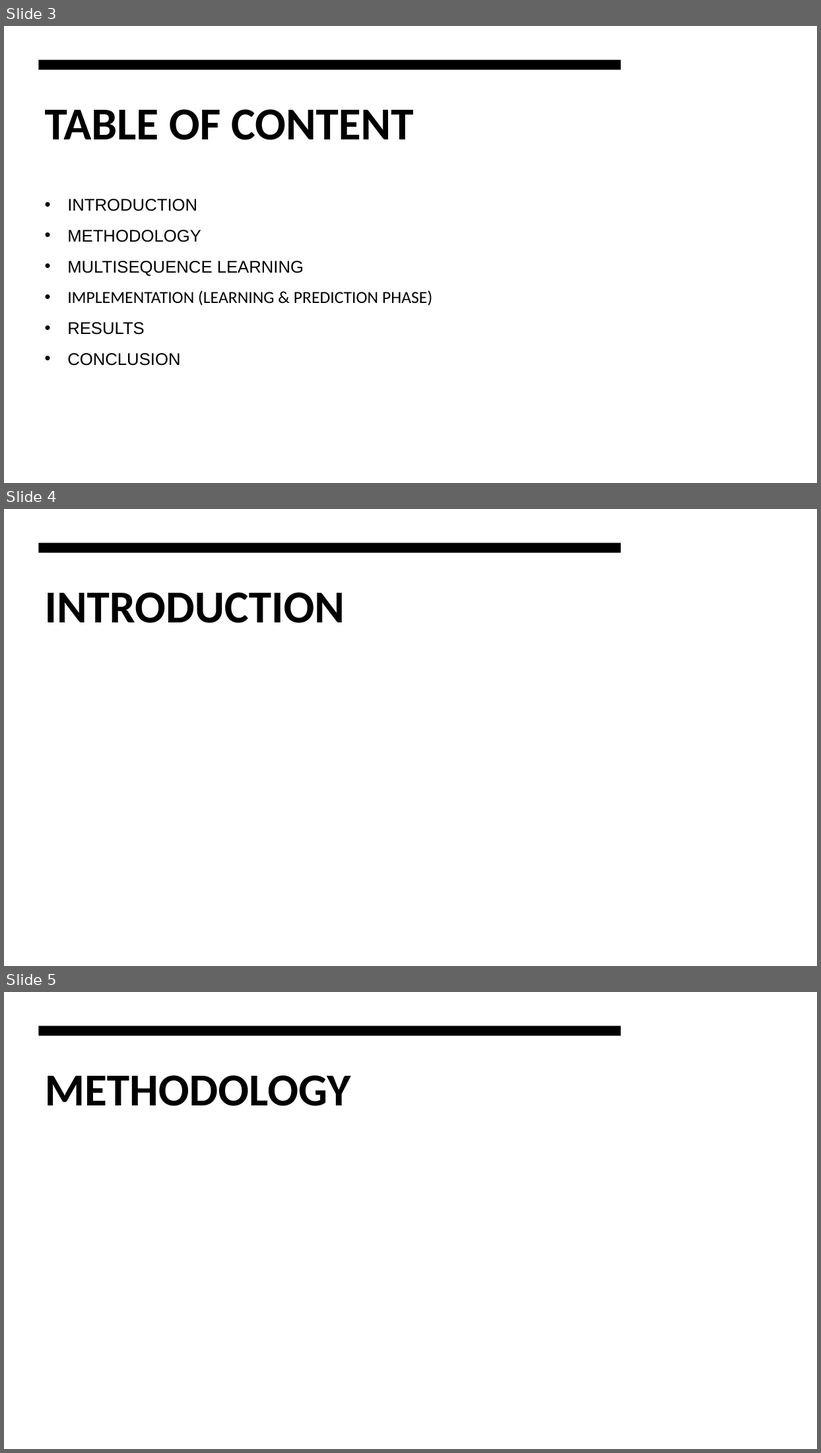
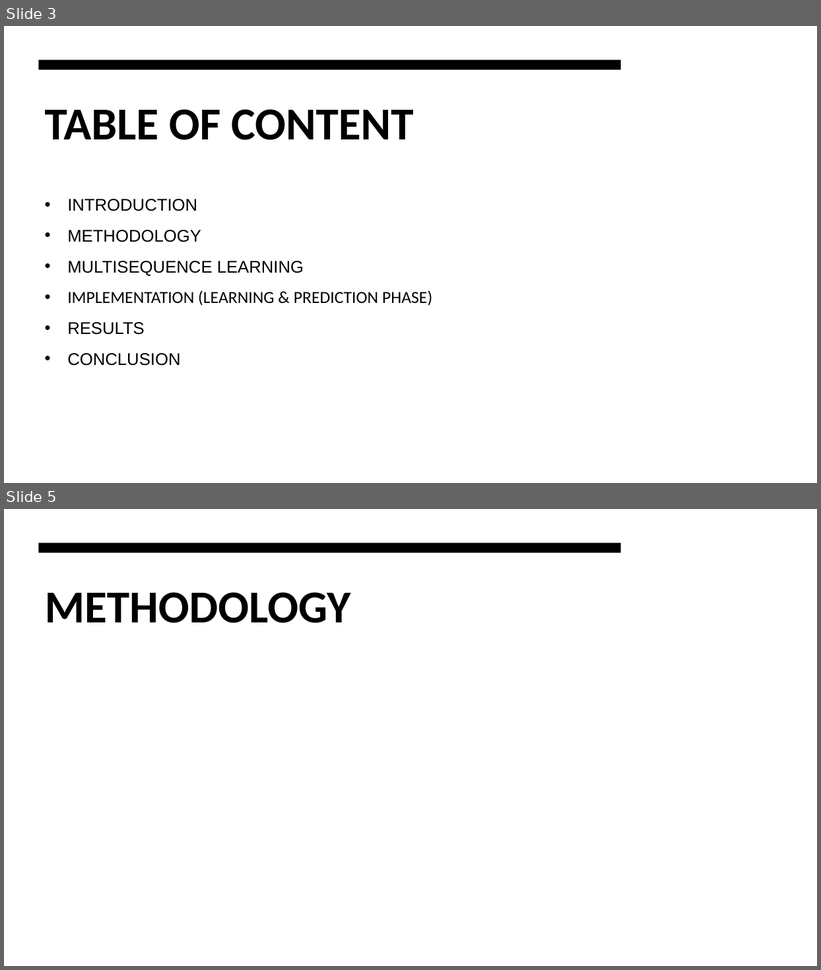
Before and after one commit to faizmohammedkhan7/neocortexapi, a slide deck: source/MySEProject/Documentation/ML-22-23-15 Approve Prediction of Multisequence Learning .pptx. Shown one above the other, each under a label of ours: slides 3, 4 and 5 before the commit, slides 3 and 5 after it; the slides between them are not shown. The pictures are 821x1453 and 821x970 pixels, drawn with LibreOffice and Linux fonts; fonts in the diff are those of the drawing. Boxes give left, top, right and bottom in pixels: in the first picture for what was removed or moved away, otherwise in the second. Text is boxed around its words. In the diff, an @@ line names an element or a change of style, - is before the commit and + after.

```diff
--- a/source/MySEProject/Documentation/ML-22-23-15 Approve Prediction of Multisequence Learning .pptx
+++ b/source/MySEProject/Documentation/ML-22-23-15 Approve Prediction of Multisequence Learning .pptx
@@ slide 4 removed at (4,509,817,966), background #FFFFFF @@
@@ rectangle removed at (4,509,817,966) @@
@@ rectangle removed at (39,543,621,553) @@
@@ title removed at (45,592,345,623) @@
-INTRODUCTION
```
Also in this commit, not shown: 1 slide added.
